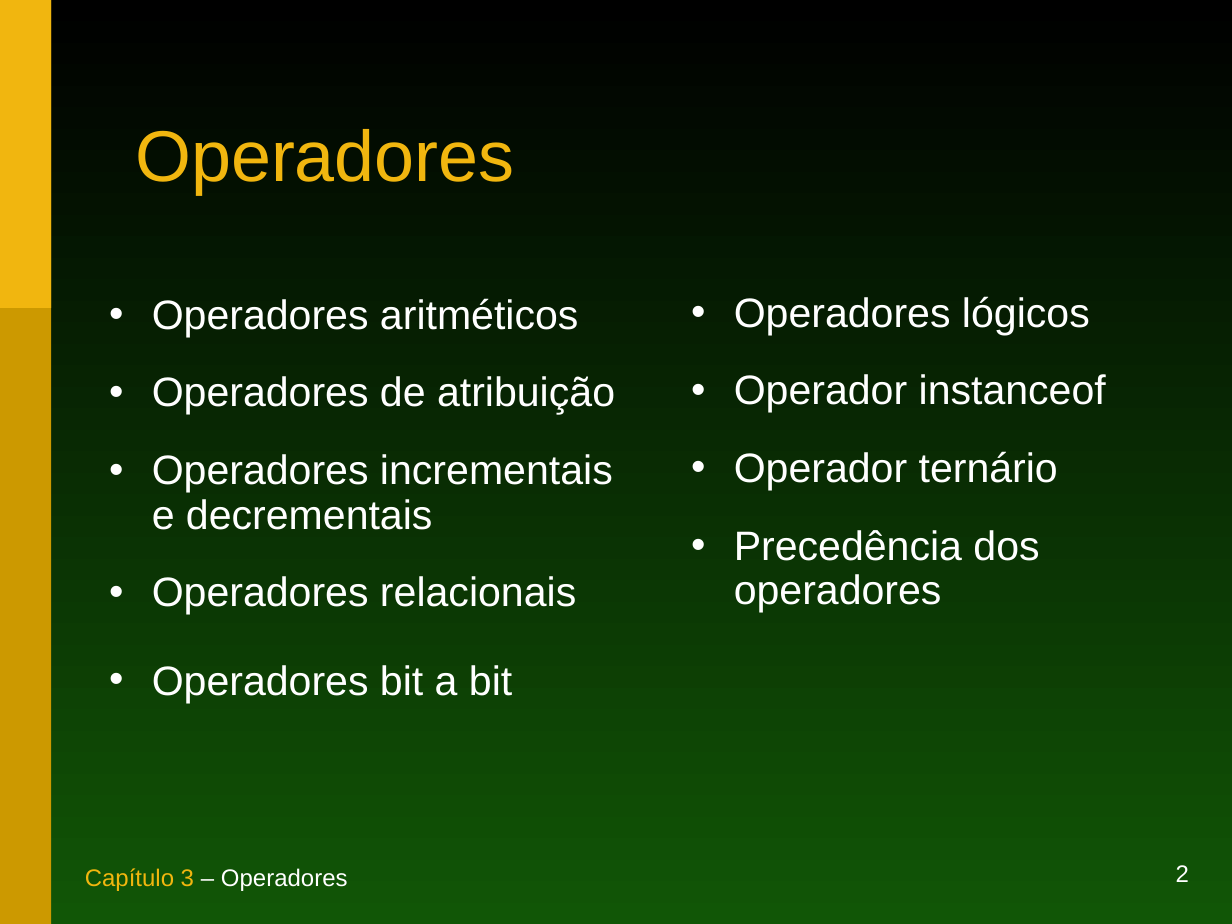
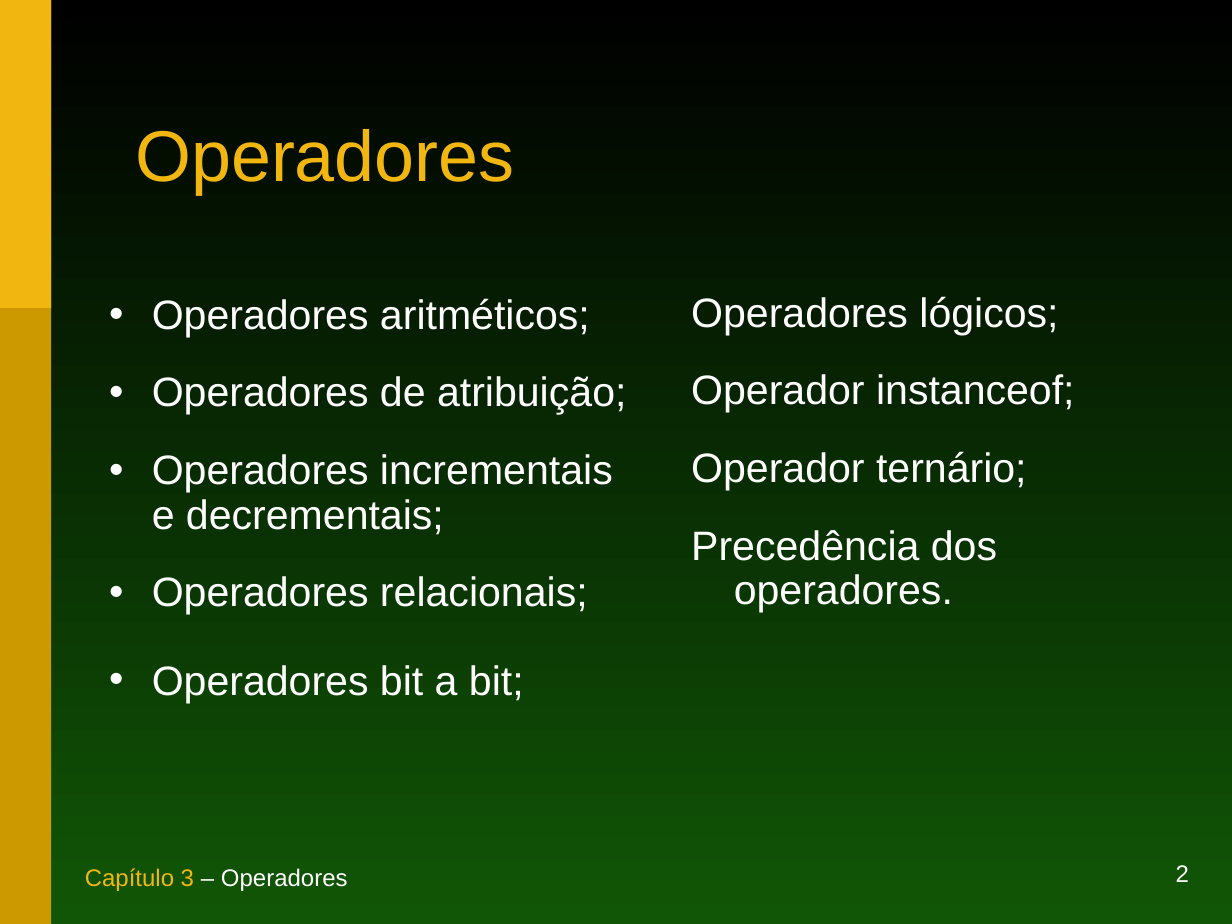
Before and after one commit to duchesqui/slzvieira-training, a slide deck: slide 2 of 1-Java-Programmer-Modulo-I/03.Capitulo03.ppt. Drawn at 1232x924 pixels with LibreOffice and Linux fonts; fonts in the diff are those of the drawing. Boxes give left, top, right and bottom in pixels: in the first picture for what was removed or moved away, otherwise in the second. Text is boxed around its words. In the diff, an @@ line names an element or a change of style, - is before the commit and + after.

```diff
--- a/1-Java-Programmer-Modulo-I/03.Capitulo03.ppt
+++ b/1-Java-Programmer-Modulo-I/03.Capitulo03.ppt
@@ text at [152, 298, 626, 703]: text changed @@
-• Operadores aritméticos
-• Operadores de atribuição
-• Operadores incrementais e decrementais
-• Operadores relacionais
-• Operadores bit a bit
+• Operadores aritméticos;
+• Operadores de atribuição;
+• Operadores incrementais e decrementais;
+• Operadores relacionais;
+• Operadores bit a bit;
@@ text at [691, 296, 1075, 612]: text changed @@
-• Operadores lógicos
-• Operador instanceof
-• Operador ternário
-• Precedência dos operadores
+Operadores lógicos;
+Operador instanceof;
+Operador ternário;
+Precedência dos operadores.
```
Also in this commit, not shown: 8 other slides changed, 32 other files.
